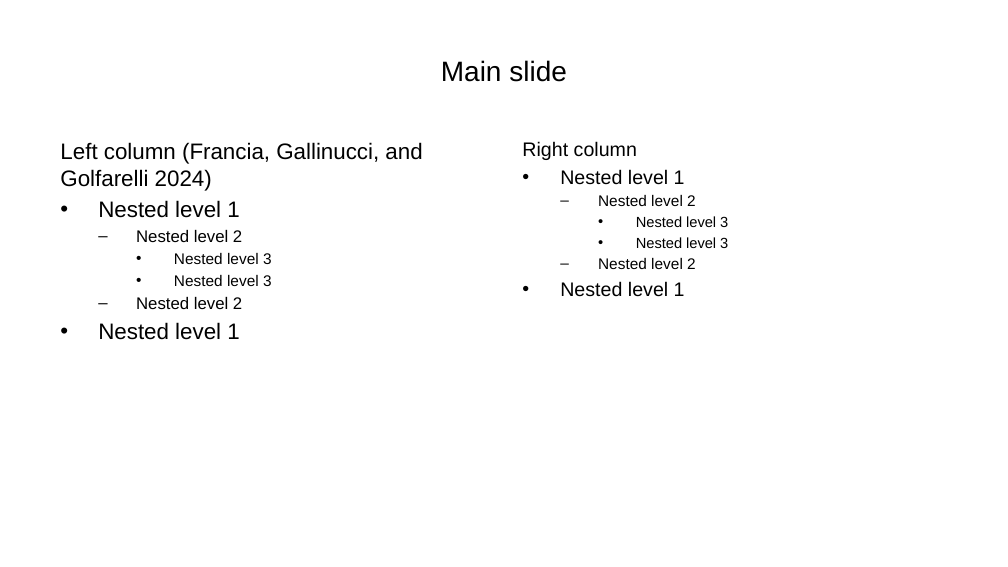
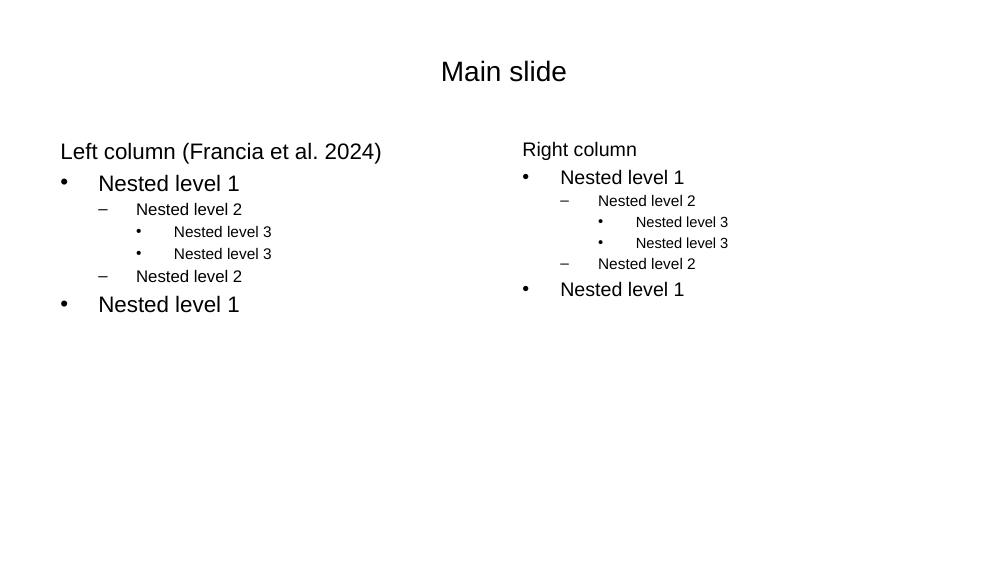
Before and after one commit to w4bo/slides-markdown, a slide deck: slide 2 of prova.pptx. Drawn at 1008x567 pixels with LibreOffice and Linux fonts; fonts in the diff are those of the drawing. Boxes give left, top, right and bottom in pixels: in the first picture for what was removed or moved away, otherwise in the second. Text is boxed around its words. In the diff, an @@ line names an element or a change of style, - is before the commit and + after.

```diff
--- a/prova.pptx
+++ b/prova.pptx
@@ text at (60, 142, 382, 164): text changed @@
-Left column (Francia, Gallinucci, and Golfarelli 2024)
+Left column (Francia et al. 2024)
```
Also in this commit, not shown: 1 other slide changed, 6 other files.
